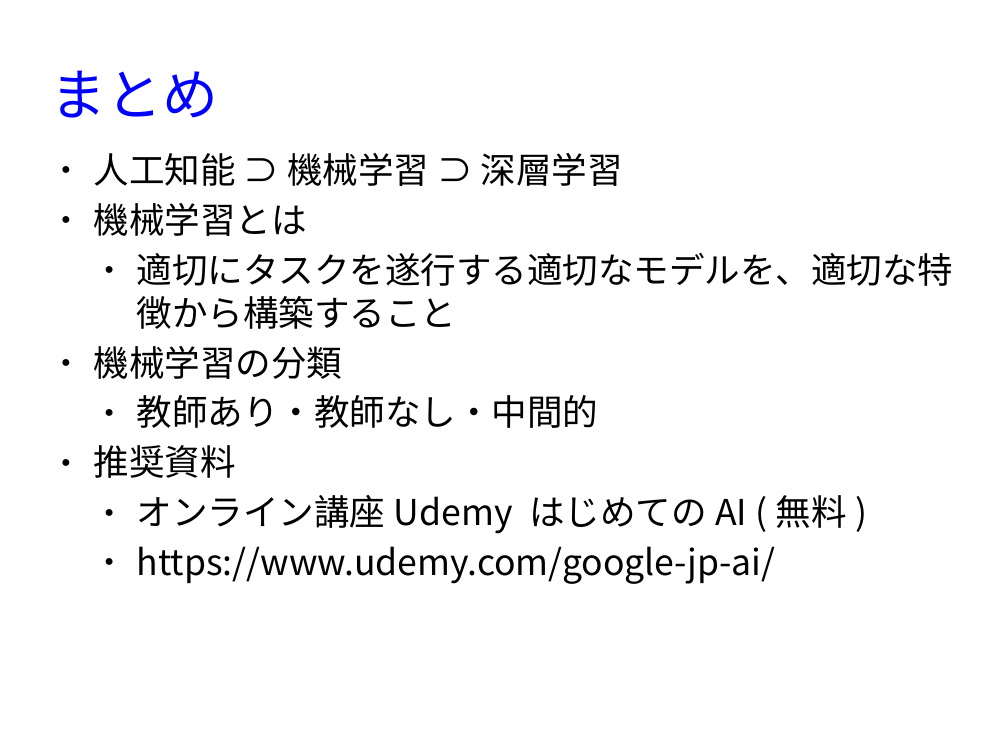
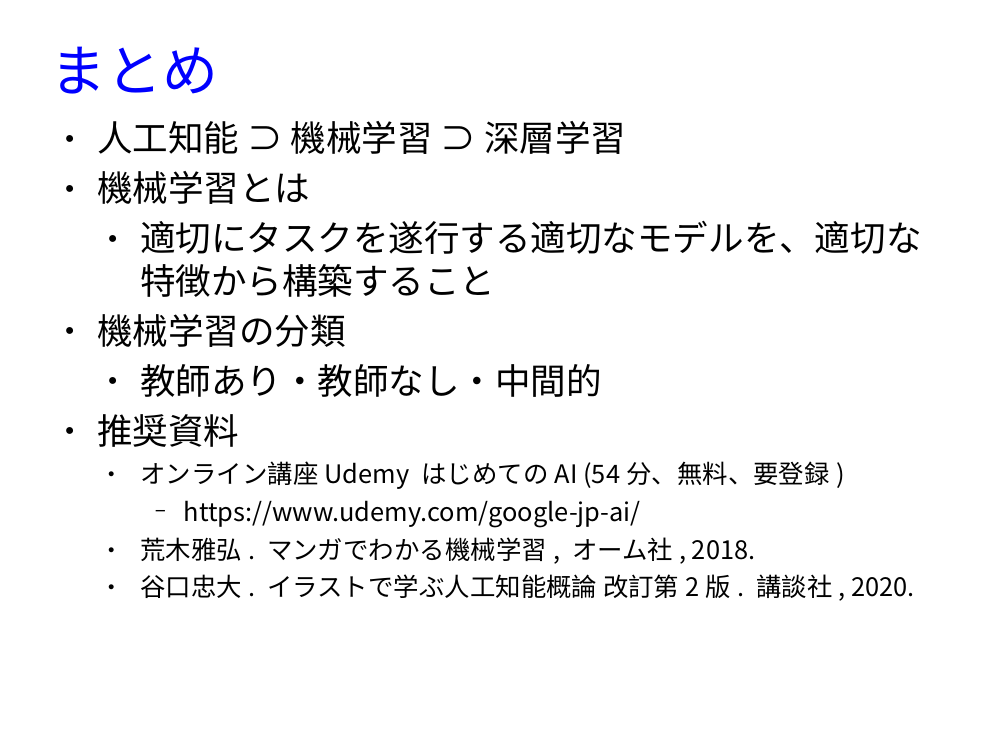
Before and after one commit to MasahiroAraki/MachineLearning, a slide deck: slide 19 of slides/chap01.odp. Drawn at 1008x756 pixels with LibreOffice and Linux fonts; fonts in the diff are those of the drawing. Boxes give left, top, right and bottom in pixels: in the first picture for what was removed or moved away, otherwise in the second. Text is boxed around its words. In the diff, an @@ line names an element or a change of style, - is before the commit and + after.

```diff
--- a/slides/chap01.odp
+++ b/slides/chap01.odp
@@ title "まとめ" moved from (x1=50, y1=70, x2=218, y2=118) to (x1=50, y1=46, x2=218, y2=94) @@
@@ text "人工知能 ⊃ 機械学習 ⊃ 深層学習" moved from (x1=94, y1=153, x2=954, y2=584) to (x1=97, y1=121, x2=921, y2=598) @@
@@ text at (x1=97, y1=121, x2=921, y2=528): size 28 to 20 pt in "https://www.udemy.com/google-jp-ai/"; bullet ● to −; list level 2 to 3 in "https://www.udemy.com/google-jp-ai/" @@
@@ text at (x1=140, y1=461, x2=829, y2=489): text changed; size 28 to 20 pt @@
-  ● オンライン講座Udemy はじめてのAI (無料)
+  ● オンライン講座Udemy はじめてのAI (54分、無料、要登録)
@@ text at (x1=140, y1=537, x2=915, y2=598): paragraphs added @@
+  ● 荒木雅弘. マンガでわかる機械学習, オーム社, 2018.
+  ● 谷口忠大. イラストで学ぶ人工知能概論 改訂第2版. 講談社, 2020.
```
Also in this commit, not shown: 4 other slides changed, 5 other files.
